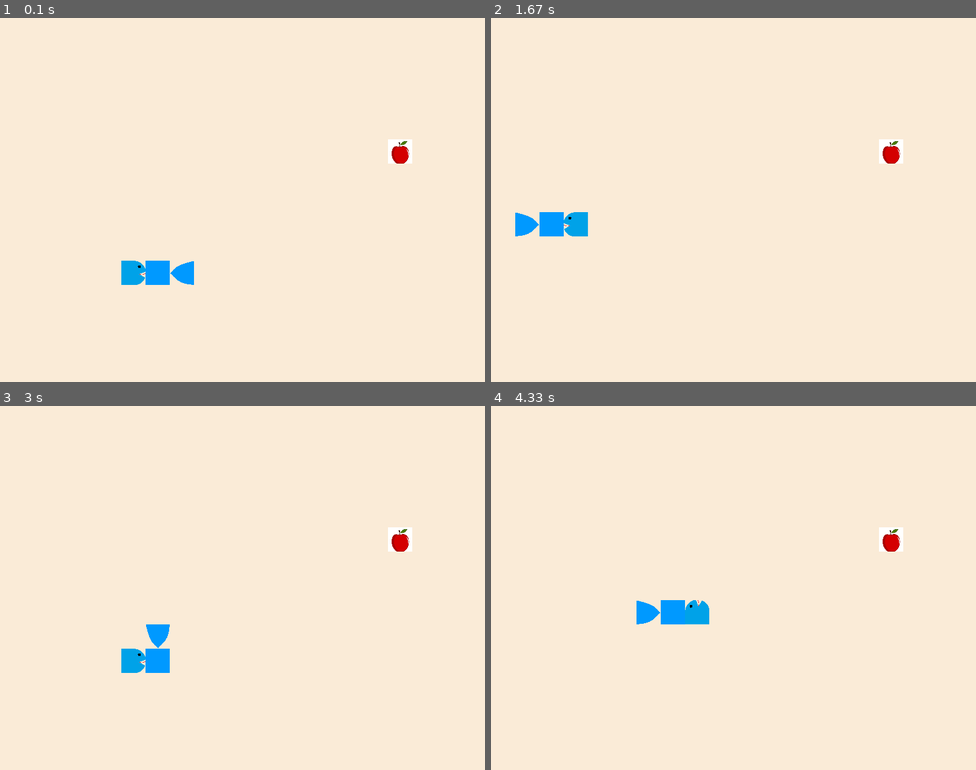
Above: before the commit, frames 1-4 (two rows, left to right).
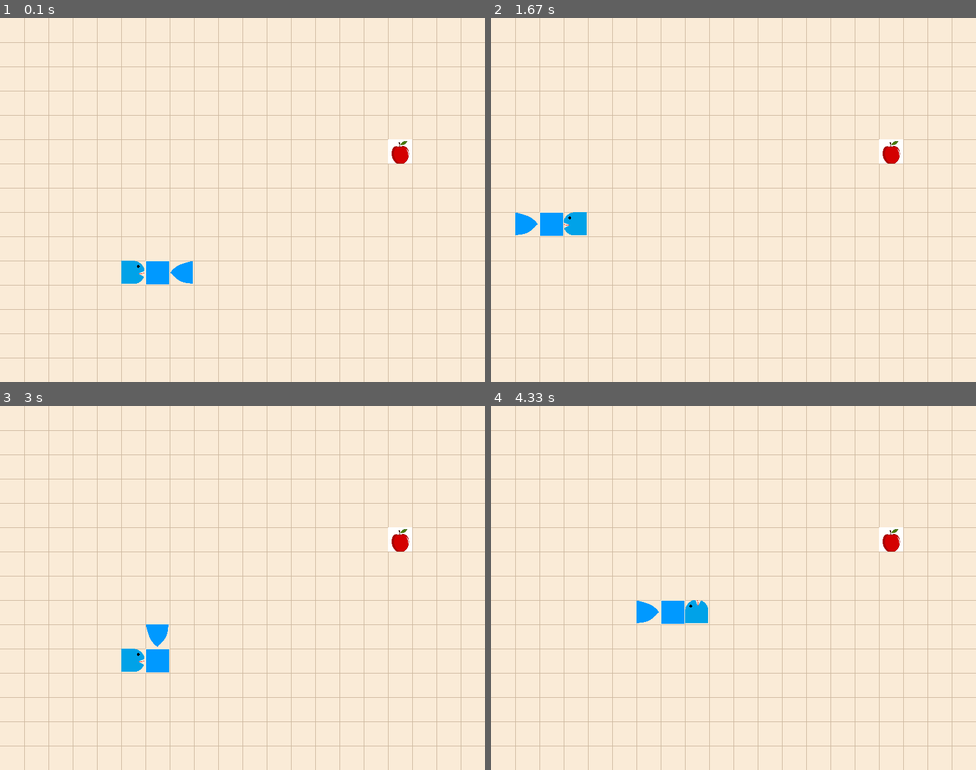
Above: after the commit, the same moments.

Repository: Mohadeseh-Mohseni/slippery_snake
Game: pygame game, started from pygame02.py
Two runs of this game, one before a commit and one after it. Both use one fixed random seed, a clock stepped at 60 frames per second and the inputs below.
Inputs:
- Up to frame 1 (0.1 s): no input
- Up to frame 2 (1.67 s): hold Up 0.83-1.3 s; hold Right from 1.33 s (still down)
- Up to frame 3 (3 s): release Right at 1.8 s; hold Down 2.4-2.7 s; hold Left from 2.73 s (still down)
- Up to frame 4 (4.33 s): release Left at 3.13 s; hold Up 3.17-3.53 s; hold Right 3.57-4.2 s; hold Down from 4.23 s (still down)

The runs differ from the first frame. In frame 1, 4.7% of the frame differs, in the area x 0-100%, y 0-100%; in frame 2, 4.7%; in frame 3, 4.7%; in frame 4, 4.7%.

Commit message:
non-functional backtracking code added
Some visual features have changed and non-functional backtracking code has been added

Diff:
--- a/pygame02.py
+++ b/pygame02.py
@@ -1,8 +1,53 @@
 import sys
-
+import math
 import pygame
 import random
 from sys import exit
+
+def is_safe(pose,body):
+    if pose[0] <= -40 or pose[0] >= 800 or pose[1] <= -40 or pose[1] >= 600 or pose in body :
+        return False
+    return True
+
+
+def shortest_path_util(head_pose,body,fruit_pose, path, cnt):
+    if head_pose==fruit_pose:
+        return True
+    directions=[(-40, 0),(40, 0),(0,-40),(0, 40)]
+    for dir in directions:
+        new_pose=(head_pose[0]+dir[0],head_pose[1]+dir[1])
+        new_body=[new_pose]+body[:-1]
+        tail=body[-1]
+        if is_safe(new_pose,new_body):
+            cnt+=1
+            path.append(new_pose)
+            body=new_body
+            head_pose=new_pose
+            if shortest_path_util(head_pose,body,fruit_pose, path, cnt):
+                return True
+            cnt-=1
+            path=path[:-1]
+            body=body[1:]+[tail]
+
+def shortest_path(head_pose, body, fruit_pose):
+    cnt=0
+    path=[]
+    best_cnt= math.inf
+    best_path=[]
+    if shortest_path_util(head_pose, body, fruit_pose, path, cnt):
+        if cnt< best_cnt:
+            best_cnt= cnt
+            best_path= path
+
+    return best_path
+
+
+def show_path(path):
+    for sq in path:
+        tile= pygame.Surface((40,40))
+        tile.fill("chocolate1")
+        tile.set_alpha(128)
+        screen.blit(tile, sq)
 
 
 
@@ -28,7 +73,7 @@
         for i,block in enumerate(self.body):
             if i==0:
                 head=pygame.image.load("open_mouth.png")
-                head=pygame.transform.scale(head, (40, 40))
+                head=pygame.transform.scale(head, (38, 38))
                 directions={(-40, 0):(0,0),(40, 0):(1,0),(0,-40):(0,0),(0, 40):(0,0)}
                 head = pygame.transform.flip(head, directions[tuple(self.direction)][0], directions[tuple(self.direction)][1])
                 if tuple(self.direction)==(0, 40):
@@ -39,7 +84,7 @@
                 screen.blit(head, head_rect)
             elif i==len(self.body)-1:
                 tail=pygame.image.load("tail1.png")
-                tail=pygame.transform.scale(tail, (40, 40))
+                tail=pygame.transform.scale(tail, (38, 38))
                 tail_rect=tail.get_rect(topleft = block)
                 last_block=tuple(self.body[i-1])
                 dx=last_block[0]-block[0]
@@ -55,10 +100,12 @@
                 screen.blit(tail, tail_rect)
             else:
                 snake_block = pygame.Surface((40,40))
-                snake_block.fill(self.color)
+                snake_block.fill("antiquewhite")
                 snake_block = pygame.transform.scale(snake_block, (40, 40))
                 snake_block_rect = snake_block.get_rect(topleft = block)
                 screen.blit(snake_block, snake_block_rect)
+                border_rect = snake_block_rect.inflate(-2, -2)  # Inflate to make the border smaller
+                pygame.draw.rect(screen, self.color, border_rect)
 
     def move_snake(self):
         if self.new_block:
@@ -75,6 +122,7 @@
         self.new_block = True
 class MAIN:
 
+
     def __init__(self):
         self.snake = Snake()
         self.fruit = Fruit()
@@ -98,7 +146,7 @@
             self.snake.add_block()
 
     def check_game_over(self):
-        if self.snake.body[0].x <= 0 or self.snake.body[0].x >= 800 or self.snake.body[0].y <=0 or self.snake.body[0].y >= 600:
+        if self.snake.body[0].x <= -40 or self.snake.body[0].x >= 800 or self.snake.body[0].y <= -40 or self.snake.body[0].y >= 600:
             self.game_over()
         for block in self.snake.body[1:]:
             if block == self.snake.body[0]:
@@ -112,6 +160,12 @@
 main_game = MAIN()
 pygame.init()
 screen = pygame.display.set_mode((800, 600))
+
+def grid():
+    for i in range(40,800,40):
+        pygame.draw.aaline(screen,'bisque3',(i,0),(i,600))
+    for j in range(40,600,40):
+        pygame.draw.aaline(screen,'bisque3',(0,j),(800,j))
 pygame.display.set_caption('EX 01')
 clock = pygame.time.Clock()
 screen_input = pygame.USEREVENT
@@ -136,6 +190,12 @@
             if event.key == pygame.K_LEFT and main_game.snake.direction != (40, 0):
                 main_game.snake.direction = (-40, 0)
     screen.fill("antiquewhite")
+    grid()
     main_game.draw_elements()
+    if main_game.snake.body:
+        body=[tuple(i) for i in main_game.snake.body]
+        sh_path=shortest_path(body[0],body,tuple(main_game.fruit.pos))
+        #print(sh_path)
+        show_path(sh_path)
     clock.tick(60)
     pygame.display.update()
